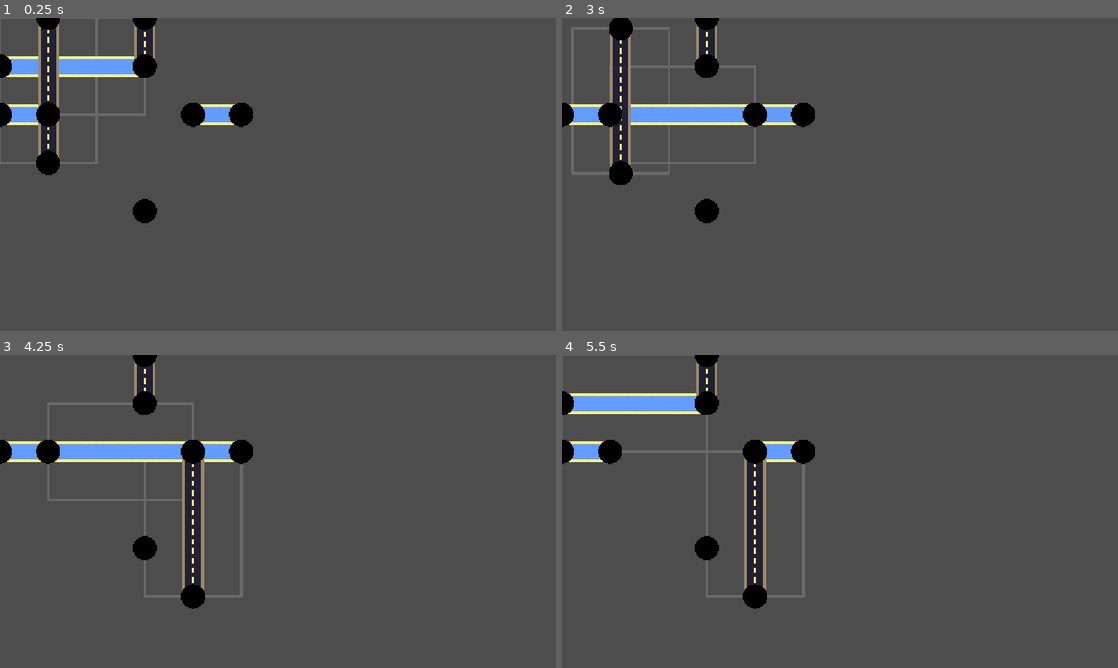
Above: before the commit, frames 1-4 (two rows, left to right).
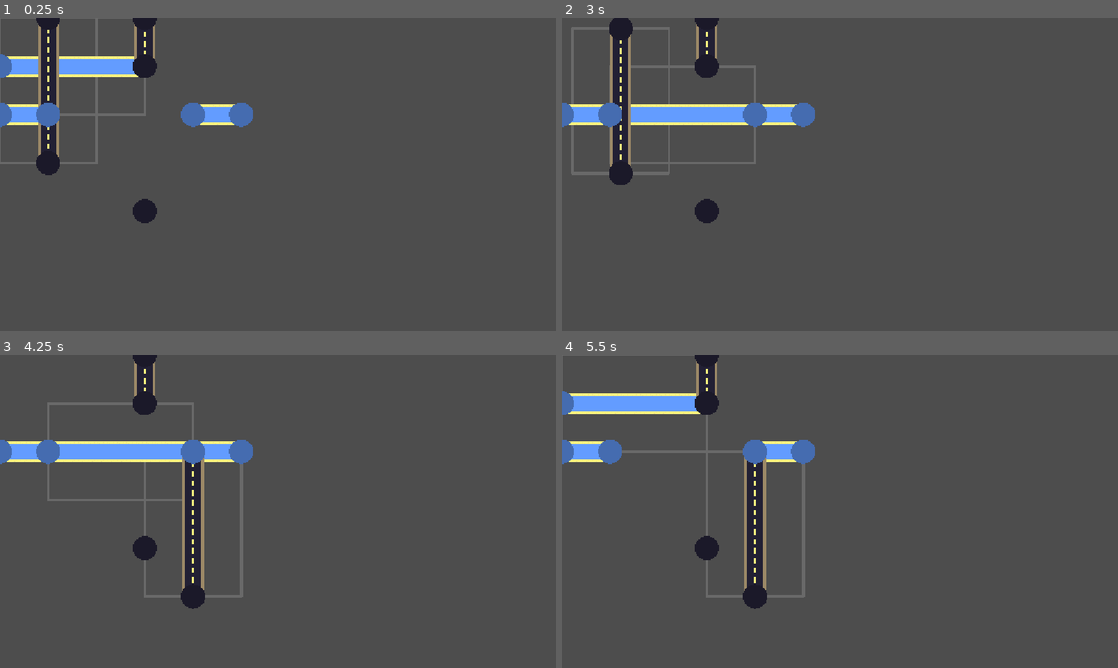
Above: after the commit, the same moments.

Repository: WishingWillow/photoshop-game
Game: Godot game, scene res://Tests/simple_circuit_test.tscn
Same seed, same stepped clock (60 frames per second), same inputs: the game is played once before the commit and once after it. This scene is started directly instead of the project's main scene.
Inputs (mouse positions are in pixels of both pictures, inside the frame that each line leads up to):
- Up to frame 1 (0.25 s): no input
- Up to frame 2 (3 s): tap Enter at 0.5, 2 s; move the mouse to (962, 158) at 0.52 s; hold Middle mouse button (camera_drag_mod) 0.53-1.25 s; click (962, 158) at 0.67 s; tap Space at 1.25, 2.75 s; drag from (728, 190) to (812, 237) at 1.27 s; move the mouse to (895, 105) at 2.02 s; hold Middle mouse button (camera_drag_mod) 2.03-2.75 s; click (895, 105) at 2.17 s; drag from (612, 64) to (673, 127) at 2.77 s
- Up to frame 3 (4.25 s): drag from (50, 401) to (305, 511) at 3.52 s
- Up to frame 4 (5.5 s): drag from (673, 464) to (612, 401) at 4.27 s; move the mouse to (867, 511) at 5.02 s; hold Middle mouse button (camera_drag_mod) from 5.03 s (still down); click (867, 511) at 5.17 s

The runs differ from the first frame. In frame 1, 2.1% of the frame differs, in the area x 0-46%, y 0-66%; in frame 2, 2.1%; in frame 3, 1.8%; in frame 4, 2.0%.

Commit message:
changing cap colors (for now)

Diff:
--- a/Scripts/Global/consts.gd
+++ b/Scripts/Global/consts.gd
@@ -23,9 +23,14 @@
 	PathType.RIVER : preload("res://Assets/river.png")
 }
 
+const CapColors : Dictionary[PathType, Color] = {
+	PathType.ROAD : Color(0.105, 0.099, 0.16, 1.0),
+	PathType.RIVER : Color(0.269, 0.423, 0.69, 1.0)
+}
+
 const GridColors : Dictionary[String, Color] = {
-	A = Color(0.2, 0.2, 0.2),
-	B = Color(0.27, 0.27, 0.27),
+	A = Color(0.312, 0.78, 0.312, 1.0),
+	B = Color(0.44, 1.0, 0.44, 1.0),
 }
 
 enum ZIndex {BACKGROUND = -3, LEVEL_BACKGROUND = -2, LAYER_BORDER = -1, RIVER = 0, ROAD = 1, CAP = 2}
--- a/Scripts/path_cap.gd
+++ b/Scripts/path_cap.gd
@@ -39,7 +39,7 @@
 	# draw the endcaps on the wire segment to make the points where segments can connect to
 	# each other easily identifiable.
 	draw_circle(
-		Util.scale_vec_to_unit_size(layer_position), Consts.CAP_RADIUS, Color.BLACK)
+		Util.scale_vec_to_unit_size(layer_position), Consts.CAP_RADIUS, Consts.CapColors[type])
 
 
 ## set the position of the cap in the level given the position of its layer
